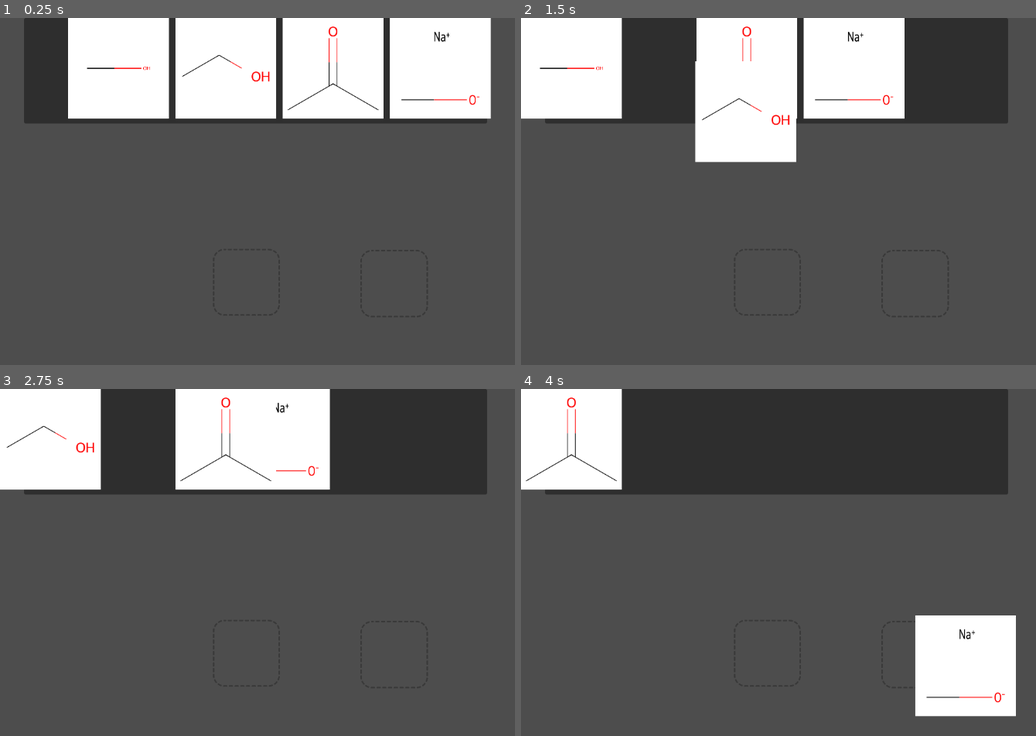
Above: before the commit, frames 1-4 (two rows, left to right).
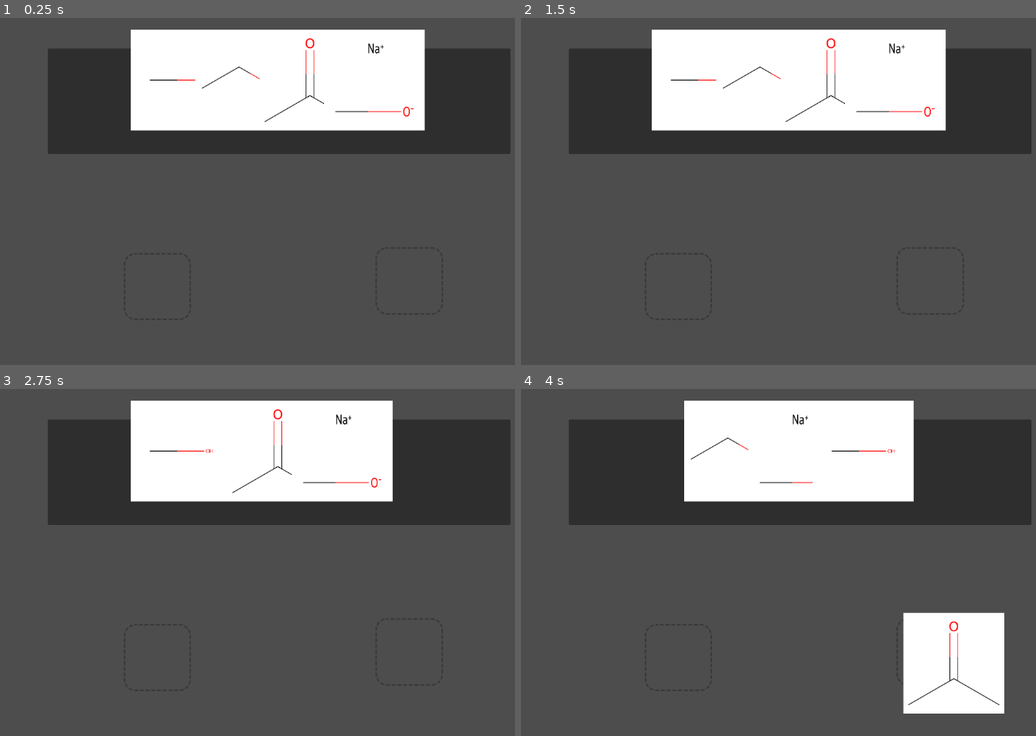
Above: after the commit, the same moments.

Repository: MuzaPro/organic-chem-quiz
Game: Godot game, scene res://Scenes/game.tscn
Two runs of this game, one before a commit and one after it. Both use one fixed random seed, a clock stepped at 60 frames per second and the inputs below.
Inputs (mouse positions are in pixels of both pictures, inside the frame that each line leads up to):
- Up to frame 1 (0.25 s): no input
- Up to frame 2 (1.5 s): tap Enter at 0.5 s; drag from (587, 59) to (747, 70) at 0.52 s; drag from (644, 59) to (799, 70) at 1.27 s
- Up to frame 3 (2.75 s): move the mouse to (175, 430) at 2.02 s; press the mouse at (175, 430) at 2.03 s
- Up to frame 4 (4 s): release the mouse at (696, 430) at 2.75 s; tap Space at 2.75 s; drag from (747, 430) to (917, 652) at 2.77 s; drag from (917, 656) to (572, 441) at 3.52 s

The runs differ from the first frame. In frame 1, 22% of the frame differs, in the area x 4-100%, y 0-40%; in frame 2, 24%; in frame 3, 25%; in frame 4, 33%, in the area x 0-100%, y 0-95%.

Commit message:
NPR Visual style exploration

Diff:
--- a/quiz-mvp-v2/Card/States/drag_reagent_state.gd
+++ b/quiz-mvp-v2/Card/States/drag_reagent_state.gd
@@ -16,5 +16,11 @@
 		card.global_position = card.get_global_mouse_position() - card.pivot_offset
 
 	if event.is_action_released("mouse_left"):
+		print("Mouse released in DRAG state")
 		get_viewport().set_input_as_handled()
 		transitioned.emit("release")
+func on_mouse_entered():
+	pass
+
+func on_mouse_exited():
+	pass
--- a/quiz-mvp-v2/Card/States/hover_reagent_state.gd
+++ b/quiz-mvp-v2/Card/States/hover_reagent_state.gd
@@ -5,15 +5,26 @@
 extends ReagentCardState
 
 func _enter():
-	# print("Entering HOVER state")
+	print("Entering HOVER state")
 	card.modulate = Color(1.2, 1.2, 1.2) # Slight highlight
 
+var transitioning_to_drag = false # Will change in the on_gui_input function
+
 func on_gui_input(event: InputEvent):
-	# print("HOVER state received input: ", event)
+	print("HOVER state received input: ", event)
 	if event.is_action_pressed("mouse_left"):
+		print("Left mouse pressed in HOVER state, transitioning to DRAG")
+		transitioning_to_drag = true # will reset on _exit function
 		card.pivot_offset = card.get_global_mouse_position() - card.global_position
 		transitioned.emit("drag")
 
+func _exit():
+	print("Exiting HOVER state")
+	transitioning_to_drag = false
+
+func on_mouse_entered():
+	print("HOVER state received mouse entered")
+
 func on_mouse_exited():
-	# print("HOVER state mouse exit")
+	print("HOVER state mouse exit")
 	transitioned.emit("idle")
--- a/quiz-mvp-v2/Card/States/idle_reagent_state.gd
+++ b/quiz-mvp-v2/Card/States/idle_reagent_state.gd
@@ -9,6 +9,9 @@
 	card.modulate = Color.WHITE
 	card.pivot_offset = Vector2.ZERO
 
+func _exit():
+	print("Exiting IDLE state")
+
 func on_mouse_entered():
 	print("IDLE state received mouse enter")
 	transitioned.emit("hover")
--- a/quiz-mvp-v2/Card/States/release_reagent_state.gd
+++ b/quiz-mvp-v2/Card/States/release_reagent_state.gd
@@ -1,7 +1,8 @@
 # ====================================
 # SCRIPT: States/release_reagent_state.gd
-# ATTACH TO: Release state node (child of ReagentCardStateMachine)
+# ATTACH TO: Release state node
 # ====================================
+
 extends ReagentCardState
 
 func _enter():
@@ -10,21 +11,27 @@
 	print("Found drop zones: ", drop_zones)
 
 	if drop_zones.is_empty():
-		print("No drop zones found")
-		_return_to_starting_position()
+		_return_to_bank()
 	else:
-		print("Attempting to use drop zone: ", drop_zones[0])
-		var drop_zone = drop_zones[0]
-		if drop_zone.can_accept_card():
-			drop_zone.accept_card(card)
-			card.current_drop_zone = drop_zone
+		var valid_zones = drop_zones.filter(func(zone): return zone.has_method("can_accept_card"))
+		if valid_zones.is_empty():
+			_return_to_bank()
 		else:
-			_return_to_starting_position()
+			var drop_zone = valid_zones[0]
+			if drop_zone.can_accept_card():
+				drop_zone.accept_card(card)
+				card.current_drop_zone = drop_zone
+			else:
+				_return_to_bank()
 
 	transitioned.emit("idle")
 
-func _return_to_starting_position():
-	card.position = card.starting_position
+func _return_to_bank():
+	# Get reference to ReagentBank
+	var reagent_bank = get_tree().get_first_node_in_group("reagent_bank")
+	if reagent_bank:
+		reagent_bank.return_card_starting_position(card)
+
 	if card.current_drop_zone:
 		card.current_drop_zone.remove_card()
 		card.current_drop_zone = null
--- a/quiz-mvp-v2/Card/reagent_card.gd
+++ b/quiz-mvp-v2/Card/reagent_card.gd
@@ -30,7 +30,7 @@
 
 var molecule_data: Dictionary = {}
 var current_drop_zone = null
-
+var home_bank = null  # Reference to original bank
 
 func _ready():
 	# Store initial position for returning when drag is cancelled
--- a/quiz-mvp-v2/Card/reagent_card_state_machine.gd
+++ b/quiz-mvp-v2/Card/reagent_card_state_machine.gd
@@ -37,10 +37,12 @@
 		current_state.on_mouse_exited()
 
 func on_child_transition(new_state_name: String):
+	print("Attempting transition to state: ", new_state_name)
 	var new_state = states.get(new_state_name.to_lower())
 	if !new_state:
+		print("Failed to find state: ", new_state_name)
 		return
-
+	print("Found state: ", new_state.name)
 	if current_state:
 		current_state._exit()
 
--- a/quiz-mvp-v2/Scenes/game.tscn
+++ b/quiz-mvp-v2/Scenes/game.tscn
@@ -1,6 +1,7 @@
-[gd_scene load_steps=6 format=3 uid="uid://vcv4j73vcf8x"]
+[gd_scene load_steps=7 format=3 uid="uid://vcv4j73vcf8x"]
 
 [ext_resource type="Script" path="res://Scenes/quiz_screen.gd" id="1_jfs78"]
+[ext_resource type="Script" path="res://Scenes/reagent_bank.gd" id="2_b86dn"]
 [ext_resource type="Texture2D" uid="uid://c6o7btby06ird" path="res://Assets/UI/drop-zone-dashed.png" id="3_1rxpl"]
 [ext_resource type="Script" path="res://Scenes/drop_zone.gd" id="3_kwo5w"]
 
@@ -23,8 +24,10 @@
 [node name="QuizScreen" type="Control" parent="CanvasLayer"]
 layout_mode = 3
 anchors_preset = 0
-offset_right = 40.0
-offset_bottom = 40.0
+offset_left = 44.0
+offset_top = 57.0
+offset_right = 1101.0
+offset_bottom = 585.0
 script = ExtResource("1_jfs78")
 
 [node name="Panel" type="Panel" parent="CanvasLayer/QuizScreen"]
@@ -33,19 +36,20 @@
 offset_right = 908.0
 offset_bottom = 197.0
 
-[node name="ReagentBank" type="HBoxContainer" parent="CanvasLayer/QuizScreen"]
+[node name="ReagentBank" type="HBoxContainer" parent="CanvasLayer/QuizScreen" groups=["reagent_bank"]]
 custom_minimum_size = Vector2(400, 150)
 layout_mode = 1
 anchors_preset = 15
 anchor_right = 1.0
 anchor_bottom = 1.0
-offset_left = 54.0
-offset_right = 760.0
-offset_bottom = 110.0
+offset_left = 47.0
+offset_right = -244.0
+offset_bottom = -449.0
 grow_horizontal = 2
 grow_vertical = 2
 theme_override_constants/separation = 200
 alignment = 1
+script = ExtResource("2_b86dn")
 
 [node name="ReactionArea" type="Control" parent="CanvasLayer/QuizScreen"]
 anchors_preset = 0
@@ -53,7 +57,7 @@
 offset_bottom = 40.0
 
 [node name="DropZoneLeft" type="Area2D" parent="CanvasLayer/QuizScreen/ReactionArea"]
-position = Vector2(397, 431)
+position = Vector2(187, 382)
 collision_layer = 2
 script = ExtResource("3_kwo5w")
 
@@ -68,7 +72,7 @@
 shape = SubResource("RectangleShape2D_1cdvq")
 
 [node name="DropZoneRight" type="Area2D" parent="CanvasLayer/QuizScreen/ReactionArea"]
-position = Vector2(672, 433)
+position = Vector2(656, 371)
 collision_layer = 2
 script = ExtResource("3_kwo5w")
 
--- /dev/null
+++ b/quiz-mvp-v2/Scenes/main_menu.tscn
@@ -0,0 +1,54 @@
+[gd_scene load_steps=2 format=3 uid="uid://bnxkbfmgxrd8d"]
+
+[ext_resource type="Texture2D" uid="uid://tobcdowiux5l" path="res://Assets/UI/NPR practice24.jpg" id="1_mxiaj"]
+
+[node name="MainMenu" type="Control"]
+layout_mode = 3
+anchors_preset = 15
+anchor_right = 1.0
+anchor_bottom = 1.0
+grow_horizontal = 2
+grow_vertical = 2
+
+[node name="TextureRect" type="TextureRect" parent="."]
+layout_mode = 0
+offset_right = 1151.0
+offset_bottom = 649.0
+texture = ExtResource("1_mxiaj")
+expand_mode = 1
+
+[node name="CenterContainer" type="CenterContainer" parent="."]
+layout_mode = 1
+anchors_preset = 11
+anchor_left = 1.0
+anchor_right = 1.0
+anchor_bottom = 1.0
+offset_left = -296.0
+grow_horizontal = 0
+grow_vertical = 2
+
+[node name="PanelContainer" type="PanelContainer" parent="CenterContainer"]
+layout_mode = 2
+
+[node name="MarginContainer" type="MarginContainer" parent="CenterContainer/PanelContainer"]
+layout_mode = 2
+size_flags_stretch_ratio = 1.55
+
+[node name="VBoxContainer" type="VBoxContainer" parent="CenterContainer/PanelContainer/MarginContainer"]
+layout_mode = 2
+
+[node name="Label" type="Label" parent="CenterContainer/PanelContainer/MarginContainer/VBoxContainer"]
+layout_mode = 2
+text = "Main Menu"
+
+[node name="Button" type="Button" parent="CenterContainer/PanelContainer/MarginContainer/VBoxContainer"]
+layout_mode = 2
+text = "Start"
+
+[node name="Button2" type="Button" parent="CenterContainer/PanelContainer/MarginContainer/VBoxContainer"]
+layout_mode = 2
+text = "Options"
+
+[node name="Button3" type="Button" parent="CenterContainer/PanelContainer/MarginContainer/VBoxContainer"]
+layout_mode = 2
+text = "Exit"
--- a/quiz-mvp-v2/Scenes/quiz_screen.gd
+++ b/quiz-mvp-v2/Scenes/quiz_screen.gd
@@ -33,15 +33,21 @@
 	add_to_group("quiz_screen")
 
 func setup_current_question():
+	print("Setting up quiz question")
+
 	# Clear existing reagents if any
 	for child in reagent_bank.get_children():
 		child.queue_free()
 
+	# Configure the reagent bank
+	reagent_bank.custom_minimum_size = Vector2(400, 150)
+	reagent_bank.mouse_filter = Control.MOUSE_FILTER_PASS
+	reagent_bank.alignment = BoxContainer.ALIGNMENT_CENTER
+	reagent_bank.add_theme_constant_override("separation", 20)
+
 	# Create new reagent cards
-	var spacing = 120  # Adjust based on your card size
-	var start_x = 100  # Starting x position
-
-	for i in range(molecule_data.size()):
+	for molecule in molecule_data:
 		var reagent = preload("res://Card/reagent_card.tscn").instantiate()
 		reagent_bank.add_child(reagent)
-		reagent.configure(molecule_data[i])
+		reagent.custom_minimum_size = Vector2(100, 100)
+		reagent.configure(molecule)
--- a/quiz-mvp-v2/Scenes/quiz_ui.tscn
+++ /dev/null
@@ -1,34 +0,0 @@
-[gd_scene format=3 uid="uid://cnguo03hqr5w5"]
-
-[node name="QuizUI" type="Control"]
-layout_mode = 3
-anchors_preset = 15
-anchor_right = 1.0
-anchor_bottom = 1.0
-grow_horizontal = 2
-grow_vertical = 2
-
-[node name="QuestionPanel" type="Panel" parent="."]
-layout_mode = 0
-offset_right = 40.0
-offset_bottom = 40.0
-
-[node name="TargetMolecule" type="TextureRect" parent="QuestionPanel"]
-layout_mode = 0
-offset_right = 40.0
-offset_bottom = 40.0
-
-[node name="ReactionZone1" type="Panel" parent="QuestionPanel"]
-layout_mode = 0
-offset_right = 40.0
-offset_bottom = 40.0
-
-[node name="ReactionZone2" type="Panel" parent="QuestionPanel"]
-layout_mode = 0
-offset_right = 40.0
-offset_bottom = 40.0
-
-[node name="MoleculeBank" type="Panel" parent="."]
-layout_mode = 0
-offset_right = 40.0
-offset_bottom = 40.0
--- /dev/null
+++ b/quiz-mvp-v2/Scenes/reagent_bank.gd
@@ -0,0 +1,25 @@
+# ====================================
+# SCRIPT: reagent_bank.gd
+# ATTACH TO: ReagentBank (HBoxContainer) node
+# ====================================
+extends HBoxContainer
+
+func _ready():
+	# Add to group so cards can find their way back
+	add_to_group("reagent_bank")
+
+func return_card_starting_position(card: ReagentCard):
+	print("Bank: Returning card to position")
+	card.reparent(self)
+
+
+#func return_card_starting_position(card: ReagentCard):
+	#card.reparent(self)  # Return card to bank
+	## Ensure card can still receive input
+	#card.mouse_filter = Control.MOUSE_FILTER_STOP
+	#card.focus_mode = Control.FOCUS_ALL
+
+
+func set_new_card(card: ReagentCard):
+	card.reparent(self)
+	card.current_drop_zone = null
--- a/quiz-mvp-v2/project.godot
+++ b/quiz-mvp-v2/project.godot
@@ -13,7 +13,7 @@
 config/name="Quiz-MVP-V2"
 run/main_scene="res://Scenes/game.tscn"
 config/features=PackedStringArray("4.3", "Forward Plus")
-config/icon="res://icon.svg"
+config/icon="res://Assets/icon.svg"
 
 [input]
 
Binary file added: quiz-mvp-v2/Assets/UI/Chem_color_pallet.jpg
Not shown, added: quiz-mvp-v2/Assets/UI/Chem_color_pallet.jpg.import
Binary file added: quiz-mvp-v2/Assets/UI/Main_Menu_BG_vintage.jpg
Not shown, added: quiz-mvp-v2/Assets/UI/Main_Menu_BG_vintage.jpg.import
Binary file added: quiz-mvp-v2/Assets/UI/NPR practice23.jpg
Not shown, added: quiz-mvp-v2/Assets/UI/NPR practice23.jpg.import
Binary file added: quiz-mvp-v2/Assets/UI/NPR practice24.jpg
Not shown, added: quiz-mvp-v2/Assets/UI/NPR practice24.jpg.import
Renamed: quiz-mvp-v2/icon.svg -> quiz-mvp-v2/Assets/icon.svg
Not shown, added: quiz-mvp-v2/Assets/icon.svg.import
Not shown, removed: quiz-mvp-v2/icon.svg.import
Not shown, changed: .gitignore
(and 110 more such lines)
